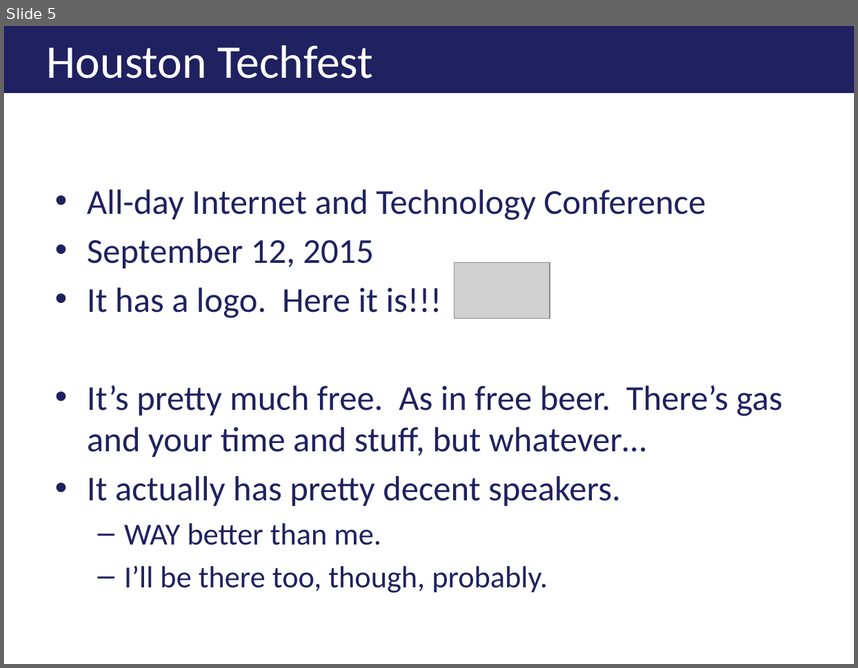
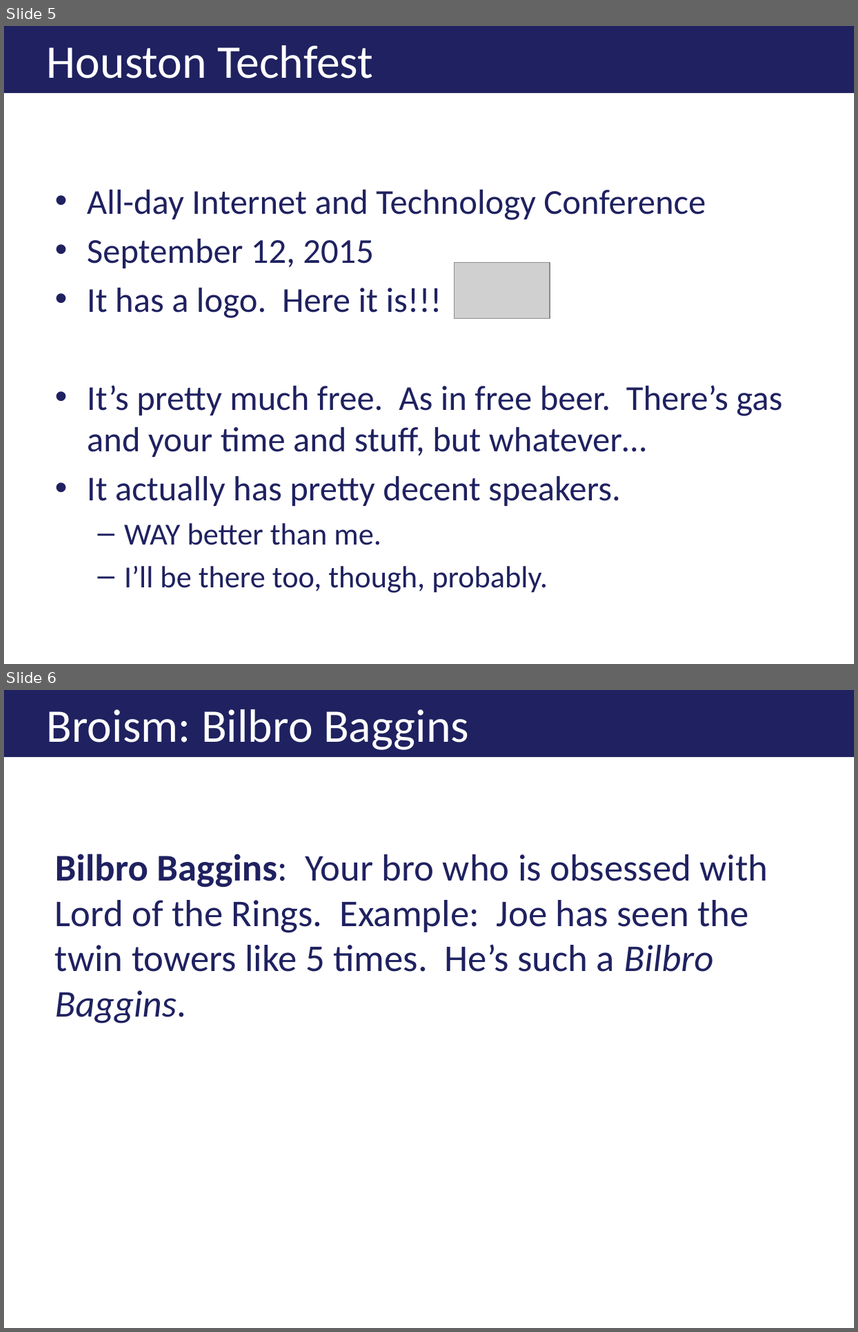
Before and after one commit to ericburcham/THasyINKnc, a slide deck: Presentation/THasINKync.pptx. Shown one above the other, each under a label of ours: slide 5 before the commit, slides 5 and 6 after it. The pictures are 858x668 and 858x1332 pixels, drawn with LibreOffice and Linux fonts; fonts in the diff are those of the drawing; grey boxes stand for pictures; background and template pictures are left out. Boxes give left, top, right and bottom in pixels: in the first picture for what was removed or moved away, otherwise in the second. Text is boxed around its words. In the diff, an @@ line names an element or a change of style, - is before the commit and + after.

```diff
--- a/Presentation/THasINKync.pptx
+++ b/Presentation/THasINKync.pptx
@@ slide 6 added at (x1=4, y1=690, x2=854, y2=1328), background #FFFFFF @@
@@ title added at (x1=4, y1=690, x2=854, y2=757), fill #1F2160, 39.6 pt, text #FFFFFF @@
+Broism: Bilbro Baggins
@@ text added at (x1=55, y1=854, x2=769, y2=1023), 32 pt, text #1F2160 @@
+Bilbro Baggins: Your bro who is obsessed with Lord of the Rings. Example: Joe has seen the twin towers like 5 times. He’s such a Bilbro Baggins.
```
Also in this commit, not shown: 1 other slide added, 1 slide removed.
